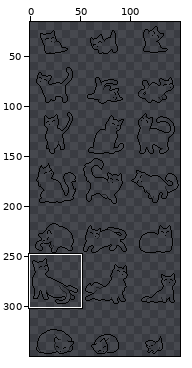
A sprite sheet gets an edit: sprites/lineart.png. Above, an overview of the earlier version with the close-up marked.
Close-up. Earlier state:
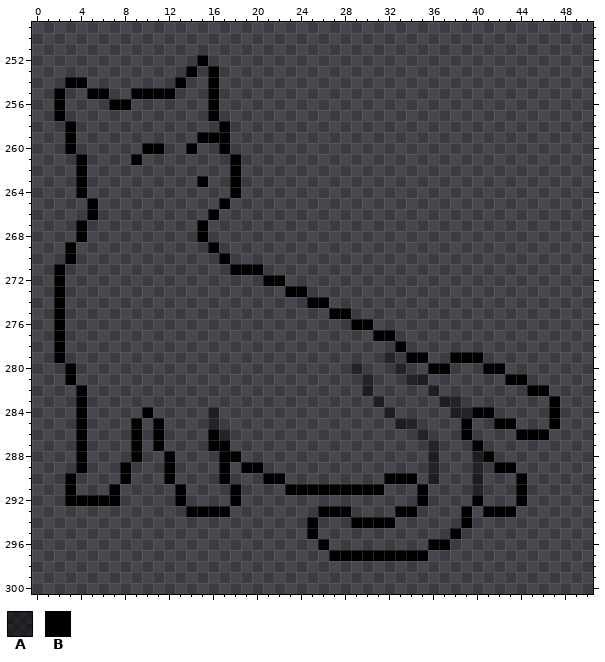
The file is 150x350 pixels. Colours within 5 levels of each other are drawn and written as one. Shown: x 0..50, y 249..300. The wide view leaves out empty margins.
Palette (. is transparent): A #00000080  B #000000
Pixels before (only the part around the change), first column x 0:
255 ..B..BB..BBBB...B..................................
256 ..B....BB.......B..................................
257 ..B.............B..................................
258 ...B.............B.................................
259 ...B...........BBB.................................
260 ...B......BB..B..B.................................
261 ....B....B........B................................
262 ....B.............B................................
263 ....B..........B..B................................
264 ....B.............B................................
265 .....B...........B.................................
266 .....B..........B..................................
267 ....B..........B...................................
268 ....B..........B...................................
269 ...B............B..................................
270 ...B.............B.................................
271 ..B...............BBB..............................
272 ..B..................BB............................
273 ..B....................BB..........................
274 ..B......................BB........................
275 ..B........................BB......................
276 ..B..........................BB....................
277 ..B............................BB..................
278 ..B..............................B.................
279 ..B.............................A.BB..BBB..........
280 ...B.........................A...A..BB...BB........
281 ...B..........................A...AA.......BB......
282 ....B.........................A.....A........BB....
283 ....B..........................A.....AA........B...
284 ....B.....B.....A...............A.....AABB.....B...
285 ....B....B.B....A................AA....B..BB...B...
286 ....B....B.B....BA.................A...B....BBB....
287 ....B....B.B....BB..................A...B..........
288 ....B....B..B....BB.................A...AB.........
289 ....B...B...B....B.BB...............A...A.BB.......
290 ...B....B...B....B...BB.........BBB.A...A...B......
291 ...B...B.....B....B....BBBBBBBBB...B....A...B......
292 ...BBBBB.....B....B................B....B...B......
293 ..............BBBB........BBB....BB....B.BBB.......
294 .........................B...BBBB......B...........
295 .........................B............B............
296 ..........................B.........BB.............
297 ...........................BBBBBBBBB...............
298 ...................................................
299 ...................................................
300 ...................................................
New version:
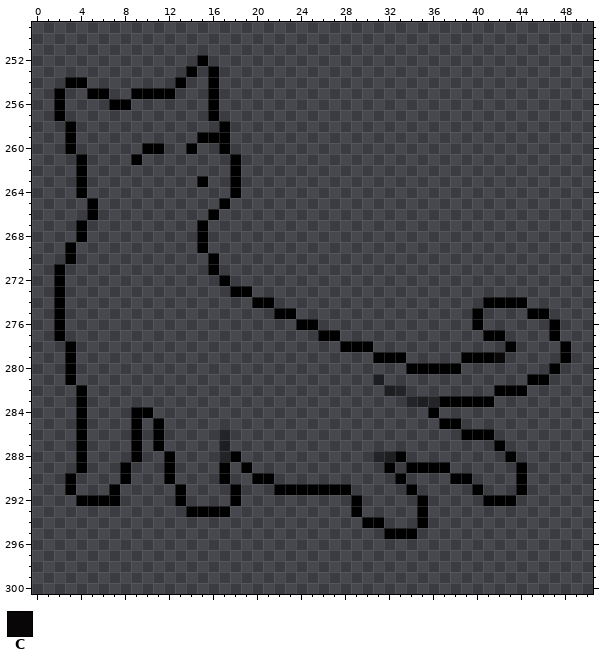
Colours new in this view: C #050303f0
Difference:
The author put colour A in row 281 at x 31; in row 282 at x 32 to 33; in row 283 at x 34 to 36; in row 288 at x 31 to 32.
Colour B becomes colour A in rows 287 to 288 at x 17.
The author put colour B in row 269 at x 15; in rows 270 to 271 at x 16; in row 272 at x 17; in row 273 at x 18 to 19; in row 274 at x 20 to 21 and 41 to 44; in row 275 at x 22 to 23, 40 and 45 to 46.
The author put colour B in row 276 at x 24 to 25, 40 and 47; in row 277 at x 26 to 27, 41 to 42 and 47; in row 278 at x 3, 28 to 30, 43 and 48; in row 279 at x 3, 31, 33, 41 and 48; in row 280 at x 34 to 35, 38 and 47; in row 281 at x 45 to 46.
The author put colour B in row 282 at x 42 to 44; in row 283 at x 39 to 41; in row 284 at x 9 and 36; in row 285 at x 37 to 38; in row 286 at x 40 to 41; in row 287 at x 42.
The author put colour B in row 288 at x 33 and 43; in row 289 at x 32, 34 to 35, 37 and 44; in row 290 at x 20 and 38 to 39; in row 291 at x 22 and 34; in row 292 at x 29 and 41 to 43; in row 293 at x 29 and 35.
The author put colour B in row 294 at x 35; in row 295 at x 32 to 34.
Colour A becomes colour B in row 279 at x 32; in row 283 at x 37 to 38; in row 289 at x 36; in row 291 at x 40.
The author put colour C in row 279 at x 42.
Colour A is removed in row 280 at x 29 and 33; in row 281 at x 30 and 34 to 35; in row 282 at x 30 and 36; in row 283 at x 31; in row 284 at x 16, 32 and 38 to 39; in row 285 at x 16 and 33 to 34.
Colour A is removed in row 286 at x 35; in row 287 at x 36; in row 288 at x 36 and 40; in row 289 at x 40; in row 290 at x 36 and 40.
Colour B is removed in row 269 at x 16; in row 270 at x 17; in row 271 at x 18 to 20; in row 272 at x 21 to 22; in row 273 at x 23 to 24; in row 274 at x 25 to 26.
Colour B is removed in row 275 at x 27 to 28; in row 276 at x 29 to 30; in row 277 at x 31 to 32; in row 278 at x 2 and 33; in row 279 at x 2, 34 to 35 and 38; in row 280 at x 41 to 42.
Colour B is removed in row 281 at x 43 to 44; in row 282 at x 45 to 46; in row 283 at x 47; in row 284 at x 40 to 41 and 47; in row 285 at x 39, 42 to 43 and 47; in row 286 at x 16 and 44 to 46.
Colour B is removed in row 287 at x 16 and 40; in row 288 at x 41; in row 289 at x 20 and 42 to 43; in row 290 at x 22, 32 and 34; in row 291 at x 29 to 31 and 35; in row 292 at x 3, 40 and 44.
Colour B is removed in row 293 at x 26 to 28, 33 to 34, 39 and 41 to 43; in row 294 at x 25, 29, 32 and 39; in row 295 at x 25 and 38; in row 296 at x 26 and 36 to 37; in row 297 at x 27 to 35.
Boxes around the changes in both close-ups, in picture pixels (x1, y1, x2, y2):
changed: (197, 242, 571, 561)
changed: (54, 341, 76, 363)
added: (131, 407, 142, 418)
erased: (65, 495, 76, 506)
